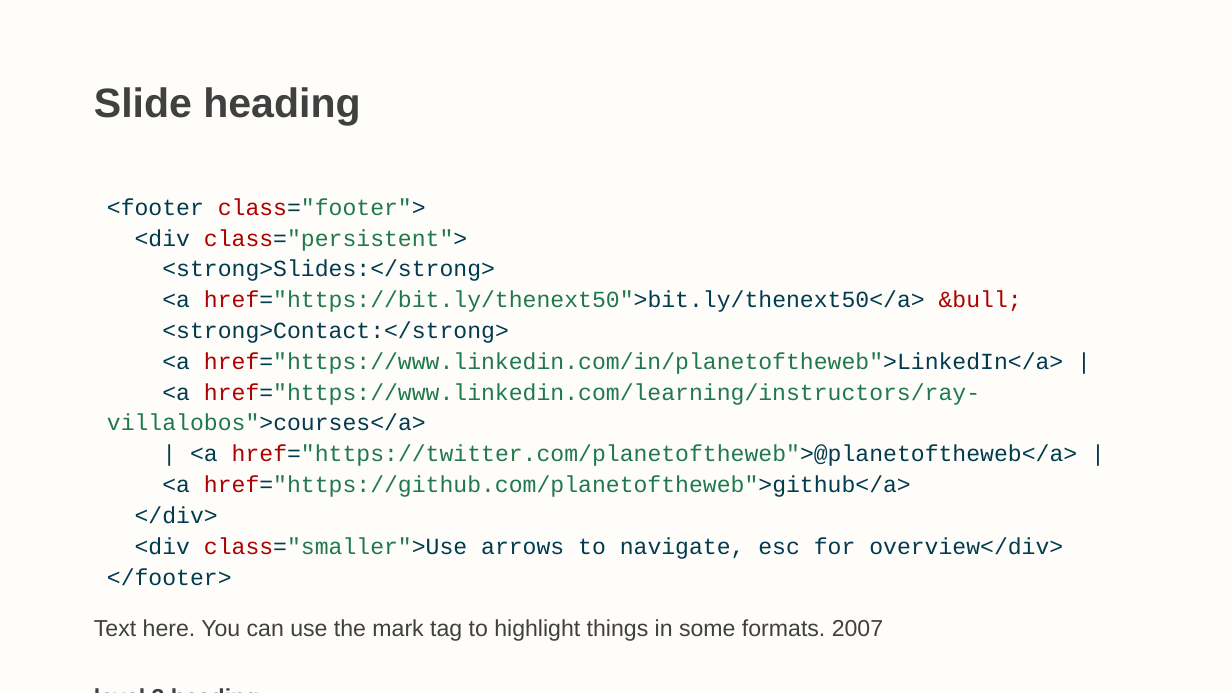
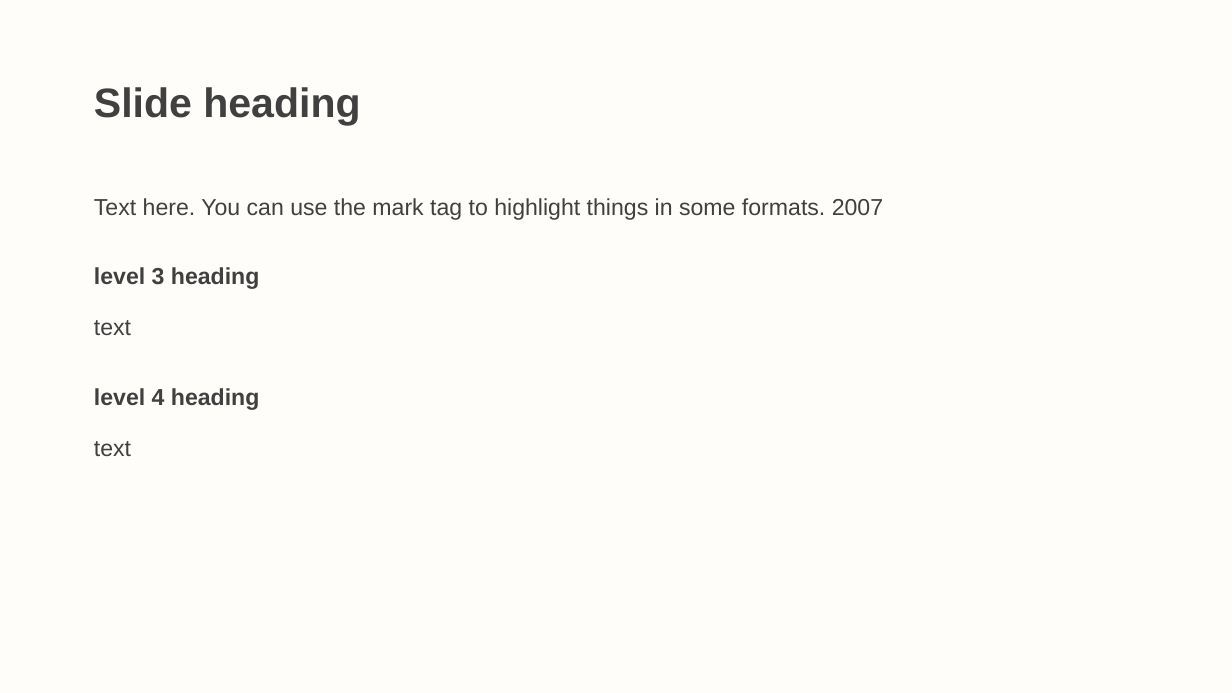
Before and after one commit to LittleMonkeyLab/PS52007DWeb, a slide deck: slide 8 of docs/slides/Lecture01/Lecture01.pptx. Drawn at 1232x693 pixels with LibreOffice and Linux fonts; fonts in the diff are those of the drawing. Boxes give left, top, right and bottom in pixels: in the first picture for what was removed or moved away, otherwise in the second. Text is boxed around its words. In the diff, an @@ line names an element or a change of style, - is before the commit and + after.

```diff
--- a/docs/slides/Lecture01/Lecture01.pptx
+++ b/docs/slides/Lecture01/Lecture01.pptx
@@ text at (x1=107, y1=198, x2=1078, y2=586): paragraph removed @@
-<footer class="footer">
-<div class="persistent">
-<strong>Slides:</strong>
-<a href="https://bit.ly/thenext50">bit.ly/thenext50</a> &bull;
-<strong>Contact:</strong>
-<a href="https://www.linkedin.com/in/planetoftheweb">LinkedIn</a> |
-<a href="https://www.linkedin.com/learning/instructors/ray-villalobos">courses</a>
-| <a href="https://twitter.com/planetoftheweb">@planetoftheweb</a> |
-<a href="https://github.com/planetoftheweb">github</a>
-</div>
-<div class="smaller">Use arrows to navigate, esc for overview</div>
-</footer>
```
Also in this commit, not shown: 1 other slide changed, 15 other files.
